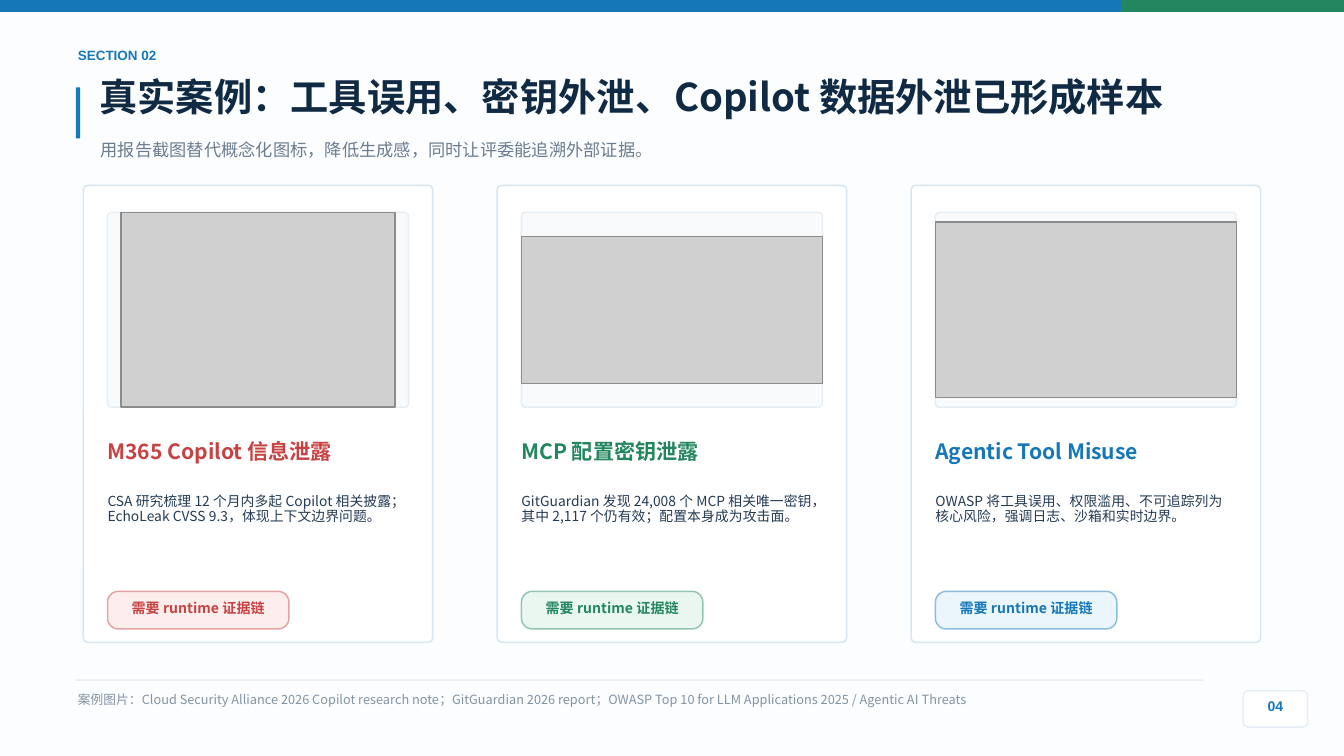
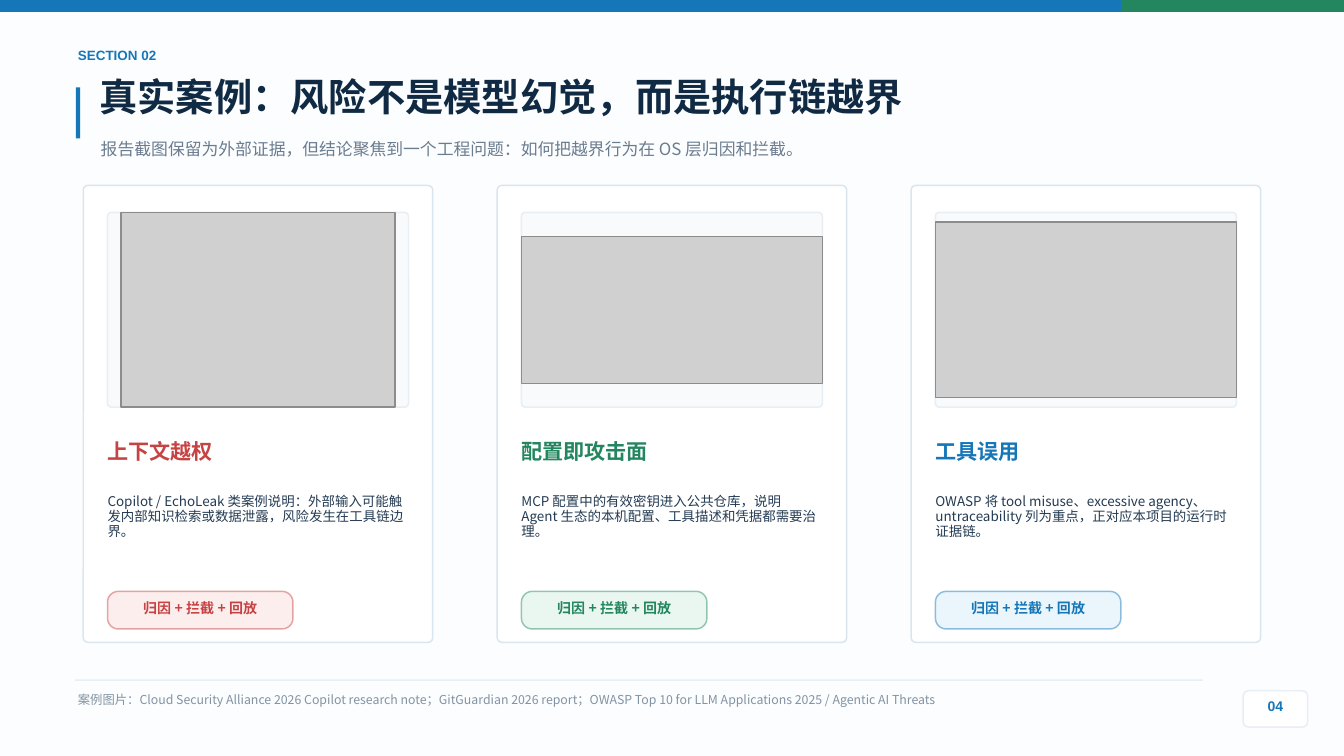
Before and after one commit to stevessr/agent-ebpf-filter, a slide deck: slide 4 of docs/competition/2026-guochuang/output/final/Agent-eBPF-Filter-项目答辩路演PPT-浅色优化版.pptx. Drawn at 1344x756 pixels with LibreOffice and Linux fonts; fonts in the diff are those of the drawing; grey boxes stand for pictures. Boxes give left, top, right and bottom in pixels: in the first picture for what was removed or moved away, otherwise in the second. Text is boxed around its words. In the diff, an @@ line names an element or a change of style, - is before the commit and + after.

```diff
--- a/docs/competition/2026-guochuang/output/final/Agent-eBPF-Filter-项目答辩路演PPT-浅色优化版.pptx
+++ b/docs/competition/2026-guochuang/output/final/Agent-eBPF-Filter-项目答辩路演PPT-浅色优化版.pptx
@@ text at [99, 78, 902, 116]: text changed @@
-真实案例：工具误用、密钥外泄、Copilot 数据外泄已形成样本
+真实案例：风险不是模型幻觉，而是执行链越界
@@ text at [101, 141, 803, 157]: text changed; size 9.2 to 9 pt @@
-用报告截图替代概念化图标，降低生成感，同时让评委能追溯外部证据。
+报告截图保留为外部证据，但结论聚焦到一个工程问题：如何把越界行为在 OS 层归因和拦截。
@@ text at [107, 441, 212, 461]: text changed @@
-M365 Copilot 信息泄露
+上下文越权
@@ text at [521, 441, 647, 461]: text changed @@
-MCP 配置密钥泄露
+配置即攻击面
@@ text at [935, 441, 1019, 461]: text changed @@
-Agentic Tool Misuse
+工具误用
@@ text at [108, 494, 404, 537]: text changed; size 7.4 to 7.2 pt @@
-CSA 研究梳理 12 个月内多起 Copilot 相关披露；EchoLeak CVSS 9.3，体现上下文边界问题。
+Copilot / EchoLeak 类案例说明：外部输入可能触发内部知识检索或数据泄露，风险发生在工具链边界。
@@ text at [521, 494, 816, 537]: text changed; size 7.4 to 7.2 pt @@
-GitGuardian 发现 24,008 个 MCP 相关唯一密钥，其中 2,117 个仍有效；配置本身成为攻击面。
+MCP 配置中的有效密钥进入公共仓库，说明 Agent 生态的本机配置、工具描述和凭据都需要治理。
@@ text at [935, 494, 1227, 537]: text changed; size 7.4 to 7.2 pt @@
-OWASP 将工具误用、权限滥用、不可追踪列为核心风险，强调日志、沙箱和实时边界。
+OWASP 将 tool misuse、excessive agency、untraceability 列为重点，正对应本项目的运行时证据链。
@@ rounded rectangle: place and size @@
-rounded rectangle at [108, 591, 289, 629]
+rounded rectangle at [108, 591, 293, 629]
@@ rounded rectangle: place and size @@
-rounded rectangle at [521, 591, 703, 629]
+rounded rectangle at [521, 591, 707, 629]
@@ rounded rectangle: place and size @@
-rounded rectangle at [935, 591, 1117, 629]
+rounded rectangle at [935, 591, 1121, 629]
@@ text at [143, 601, 257, 614]: text changed @@
-需要 runtime 证据链
+归因 + 拦截 + 回放
@@ text at [557, 601, 671, 614]: text changed @@
-需要 runtime 证据链
+归因 + 拦截 + 回放
@@ text at [971, 600, 1085, 618]: text changed @@
-需要 runtime 证据链
+归因 + 拦截 + 回放
@@ text "案例图片：Cloud Security Alliance 2026 Copilot ..." at [78, 694, 935, 707]: size 6.8 to 6.6 pt @@
```
Also in this commit, not shown: 9 other slides changed, 10 slides added, 8 slides removed, 23 other files.
